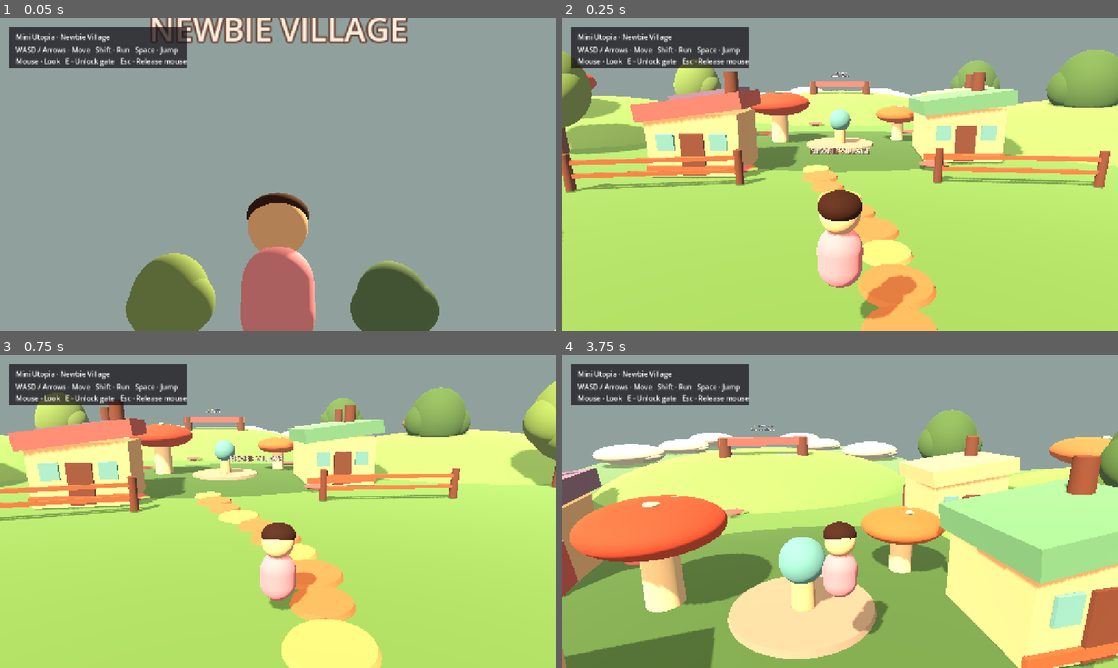
Above: before the commit, frames 1-4 (two rows, left to right).
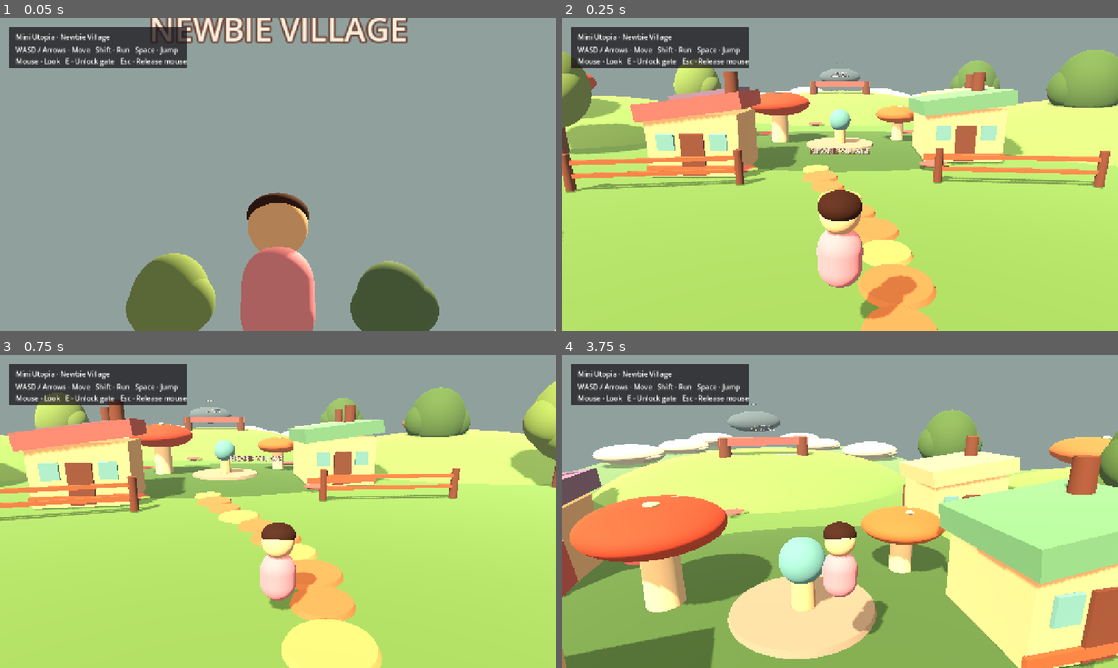
Above: after the commit, the same moments.

Repository: Mrlukahuang/mini-utopia-studio
Game: Godot game, scene res://scenes/main.tscn
Two runs of this game, one before a commit and one after it. Both use one fixed random seed, a clock stepped at 60 frames per second and the inputs below.
Inputs (mouse positions are in pixels of both pictures, inside the frame that each line leads up to):
- Up to frame 1 (0.05 s): no input
- Up to frame 2 (0.25 s): no input
- Up to frame 3 (0.75 s): tap Enter at 0.5 s; move the mouse to (305, 511) at 0.52 s; hold W (move_forward) from 0.53 s (still down); tap E (interact) at 0.6 s
- Up to frame 4 (3.75 s): keep holding W (move_forward); tap Space (jump) at 0.77, 1.52, 3.02 s; move the mouse to (812, 511) at 1.27 s; tap Shift (run) at 1.35, 2.85 s; move the mouse to (851, 505) at 2.02 s; tap E (interact) at 2.1, 3.6 s; move the mouse to (834, 517) at 2.77 s; move the mouse to (878, 514) at 3.52 s

Frame 1 is identical in both runs. In frame 2, 0.1% of the frame differs, in the area x 46-54%, y 14-21%; in frame 3, 0.1%; in frame 4, 0.3%, in the area x 29-40%, y 15-25%.
Error before the commit: Parse Error: Cannot infer the type of "uniform" variable because the value doesn't have a set type. (res://scripts/hero_runtime_loader.gd:115)

Commit message:
Fix Godot 4.7 typed inference in Hero runtime loader

Diff:
--- a/godot/scripts/hero_runtime_loader.gd
+++ b/godot/scripts/hero_runtime_loader.gd
@@ -80,12 +80,12 @@
     var document := GLTFDocument.new()
     var state := GLTFState.new()
     state.base_path = base_path
-    var error := document.append_from_buffer(bytes, base_path, state)
+    var error: Error = document.append_from_buffer(bytes, base_path, state)
     if error != OK:
         _fail_entry(entry, "Godot could not parse GLB: %s" % error)
         return
 
-    var generated := document.generate_scene(state)
+    var generated: Node = document.generate_scene(state)
     if generated == null or not (generated is Node3D):
         _fail_entry(entry, "GLB did not generate a 3D scene.")
         return
@@ -105,15 +105,15 @@
     hero_loaded.emit(hero_id, wrapper)
 
 func _fit_to_envelope(model: Node3D, target: Vector3) -> void:
-    var bounds := _scene_aabb(model)
+    var bounds: AABB = _scene_aabb(model)
     if bounds.size.x <= 0.001 or bounds.size.y <= 0.001 or bounds.size.z <= 0.001:
         return
 
-    var sx := target.x / bounds.size.x
-    var sy := target.y / bounds.size.y
-    var sz := target.z / bounds.size.z
-    var uniform := min(sx, min(sy, sz)) * 0.94
-    var center := bounds.position + bounds.size * 0.5
+    var sx: float = target.x / bounds.size.x
+    var sy: float = target.y / bounds.size.y
+    var sz: float = target.z / bounds.size.z
+    var uniform: float = minf(sx, minf(sy, sz)) * 0.94
+    var center: Vector3 = bounds.position + bounds.size * 0.5
 
     model.scale = Vector3.ONE * uniform
     model.position = Vector3(
@@ -123,18 +123,18 @@
     )
 
 func _scene_aabb(root: Node3D) -> AABB:
-    var root_inverse := root.global_transform.affine_inverse()
-    var found := false
-    var merged := AABB()
+    var root_inverse: Transform3D = root.global_transform.affine_inverse()
+    var found: bool = false
+    var merged: AABB = AABB()
     var stack: Array[Node] = [root]
 
     while not stack.is_empty():
-        var node := stack.pop_back()
+        var node: Node = stack.pop_back()
         if node is MeshInstance3D:
             var mesh_instance := node as MeshInstance3D
             if mesh_instance.mesh != null:
-                var relative := root_inverse * mesh_instance.global_transform
-                var transformed := _transform_aabb(mesh_instance.mesh.get_aabb(), relative)
+                var relative: Transform3D = root_inverse * mesh_instance.global_transform
+                var transformed: AABB = _transform_aabb(mesh_instance.mesh.get_aabb(), relative)
                 if not found:
                     merged = transformed
                     found = true
@@ -146,9 +146,9 @@
     return merged if found else AABB(Vector3.ZERO, Vector3.ONE)
 
 func _transform_aabb(box: AABB, transform: Transform3D) -> AABB:
-    var p := box.position
-    var s := box.size
-    var points := [
+    var p: Vector3 = box.position
+    var s: Vector3 = box.size
+    var points: Array[Vector3] = [
         p,
         p + Vector3(s.x, 0, 0),
         p + Vector3(0, s.y, 0),
@@ -159,19 +159,19 @@
         p + s,
     ]
     var first: Vector3 = transform * points[0]
-    var minimum := first
-    var maximum := first
+    var minimum: Vector3 = first
+    var maximum: Vector3 = first
     for point in points:
         var value: Vector3 = transform * point
         minimum = Vector3(
-            min(minimum.x, value.x),
-            min(minimum.y, value.y),
-            min(minimum.z, value.z)
+            minf(minimum.x, value.x),
+            minf(minimum.y, value.y),
+            minf(minimum.z, value.z)
         )
         maximum = Vector3(
-            max(maximum.x, value.x),
-            max(maximum.y, value.y),
-            max(maximum.z, value.z)
+            maxf(maximum.x, value.x),
+            maxf(maximum.y, value.y),
+            maxf(maximum.z, value.z)
         )
     return AABB(minimum, maximum - minimum)
 
@@ -180,7 +180,7 @@
     body.name = "HeroCollisionProxy"
     var shape_node := CollisionShape3D.new()
     var shape := BoxShape3D.new()
-    shape.size = Vector3(size.x * 0.72, max(1.0, size.y * 0.55), size.z * 0.72)
+    shape.size = Vector3(size.x * 0.72, maxf(1.0, size.y * 0.55), size.z * 0.72)
     shape_node.shape = shape
     shape_node.position.y = shape.size.y * 0.5
     body.add_child(shape_node)
